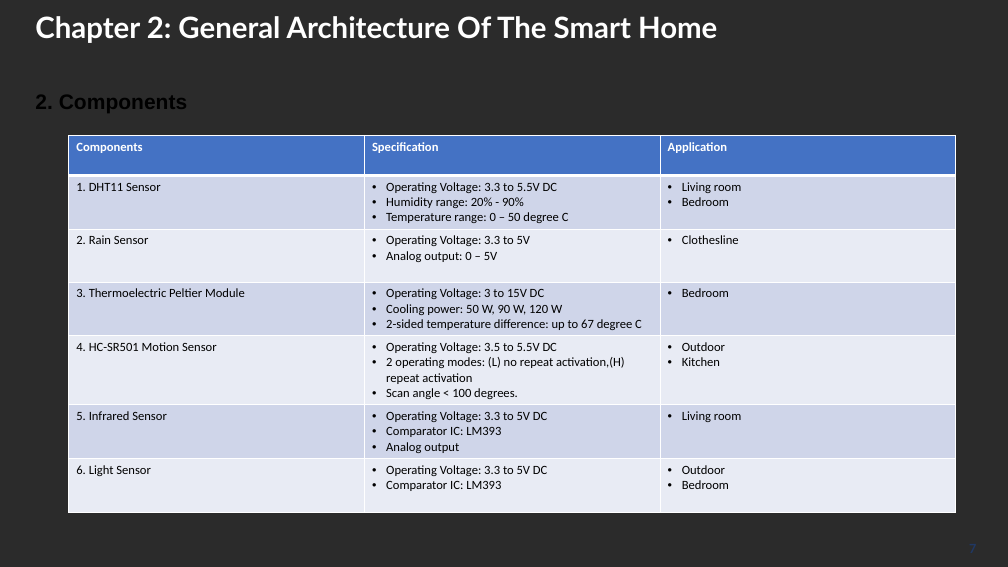
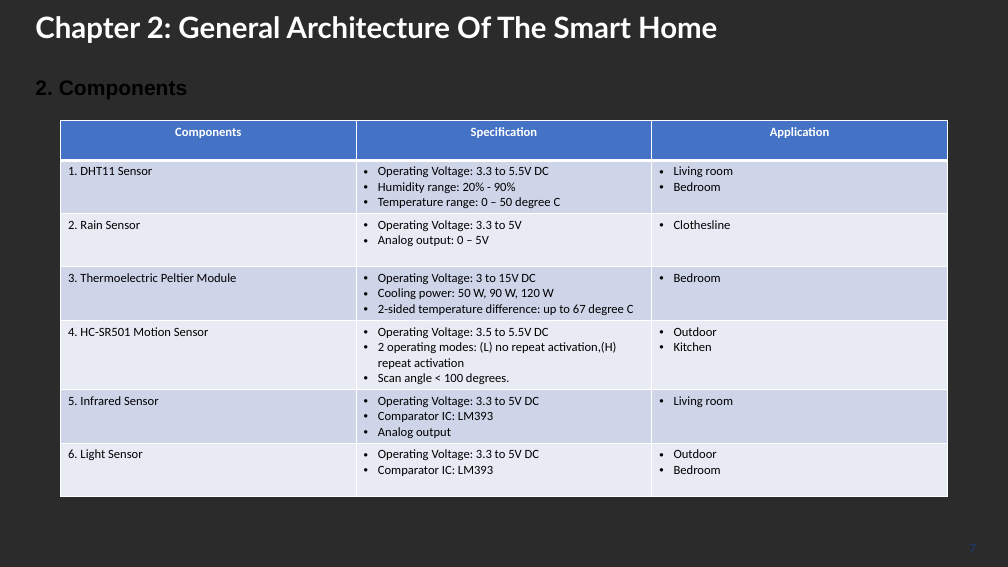
Before and after one commit to ndmbka2k/DATN, a slide deck: slide 7 of POWERPOINT/GraduationThesis_pp.pptx. Drawn at 1008x567 pixels with LibreOffice and Linux fonts; fonts in the diff are those of the drawing; background and template pictures are left out; a plain dark background stands for a picture behind light text. Boxes give left, top, right and bottom in pixels: in the first picture for what was removed or moved away, otherwise in the second. Text is boxed around its words. In the diff, an @@ line names an element or a change of style, - is before the commit and + after.

```diff
--- a/POWERPOINT/GraduationThesis_pp.pptx
+++ b/POWERPOINT/GraduationThesis_pp.pptx
@@ text "2. Components": place and size @@
-text "2. Components" at (35,95,187,113)
+text "2. Components" at (35,81,187,99)
@@ table at (60,120,948,493) @@
@@ alignment left to centre @@
@@ table: place and size @@
-table at (69,136,956,509)
+table at (60,120,948,493)
```
Also in this commit, not shown: 4 other slides changed, 1 slide added, 2 other files.
